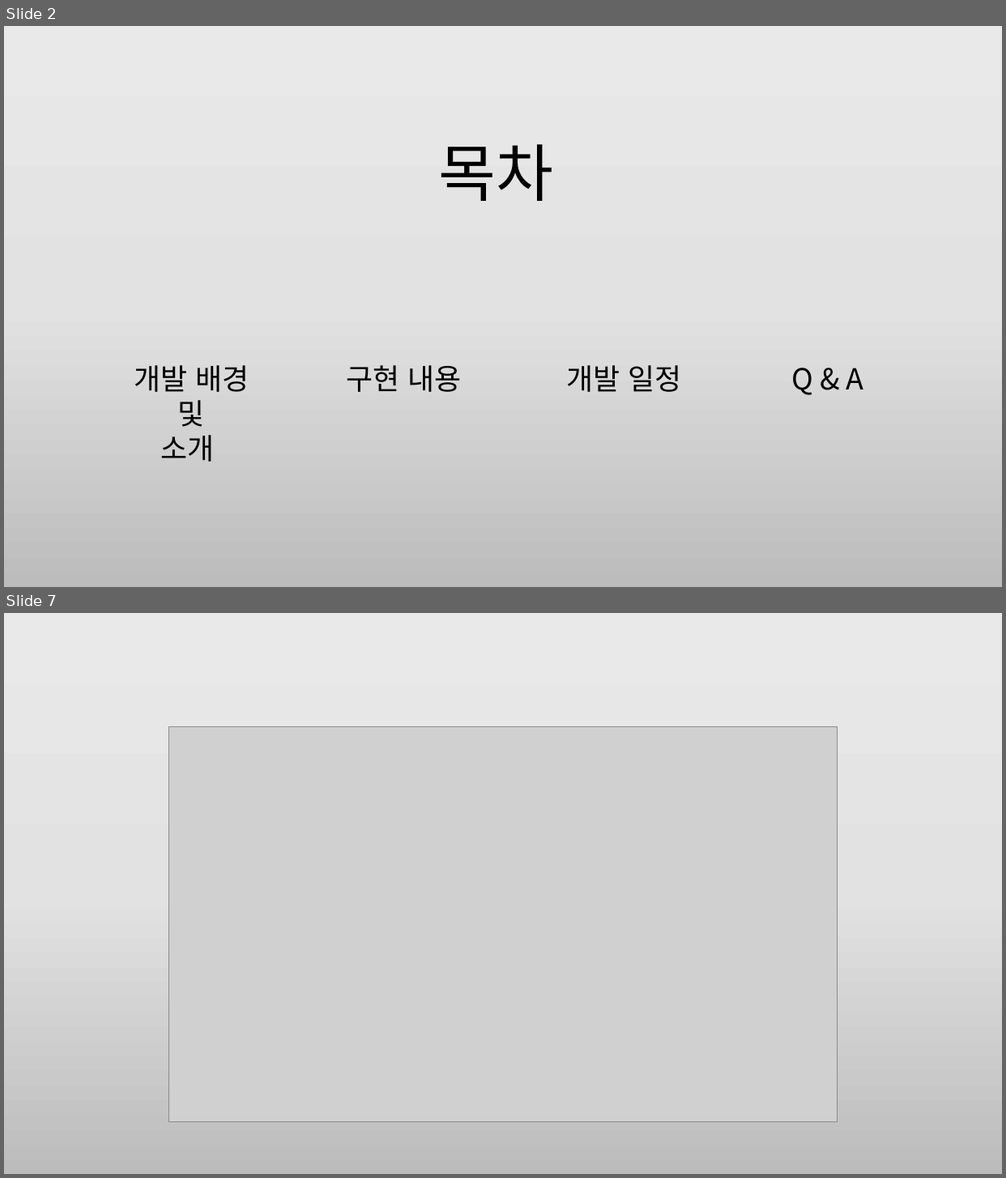
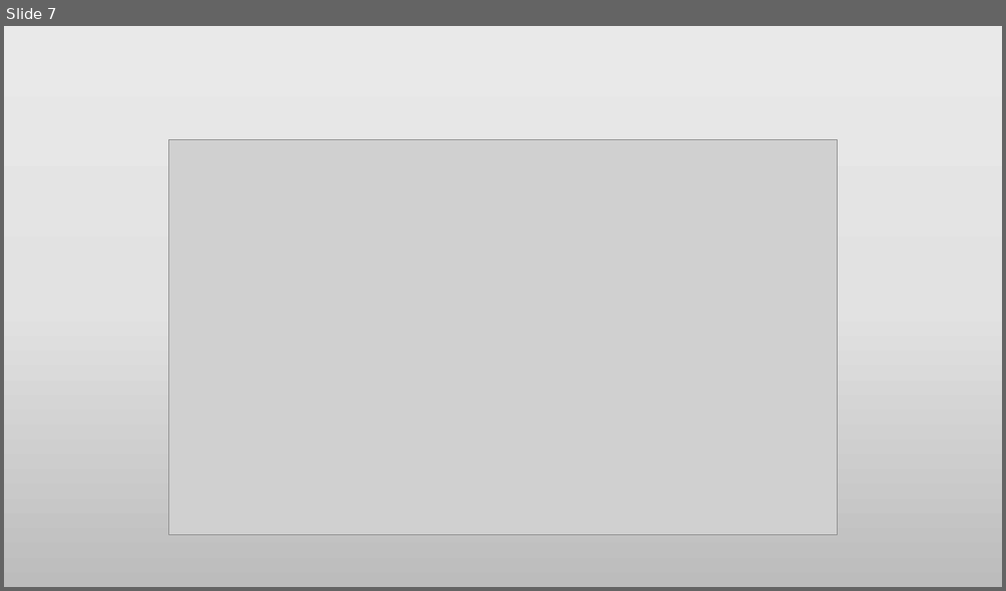
Before and after one commit to HJSUNG/capstone-design_2019, a slide deck: Documents/캡스톤_6조_1주차.pptx. Shown one above the other, each under a label of ours: slides 2 and 7 before the commit, slide 7 after it; the slides between them are not shown. The pictures are 1006x1178 and 1006x591 pixels, drawn with LibreOffice and Linux fonts; fonts in the diff are those of the drawing; grey boxes stand for pictures. Boxes give left, top, right and bottom in pixels: in the first picture for what was removed or moved away, otherwise in the second. Text is boxed around its words. In the diff, an @@ line names an element or a change of style, - is before the commit and + after.

```diff
--- a/Documents/캡스톤_6조_1주차.pptx
+++ b/Documents/캡스톤_6조_1주차.pptx
@@ slide 2 removed at bbox=[4, 26, 1002, 587], background gradient #EBEAEA to #E4E3E3 to #BDBCBC @@
@@ text removed at bbox=[439, 144, 554, 201] @@
-목차
@@ text removed at bbox=[134, 365, 249, 462] @@
-개발 배경
-및
-소개
@@ text removed at bbox=[347, 365, 462, 392] @@
-구현 내용
@@ text removed at bbox=[567, 365, 682, 392] @@
-개발 일정
@@ text removed at bbox=[791, 368, 863, 395] @@
-Q & A
```
Also in this commit, not shown: 4 slides changed, 4 slides added, 3 other slides removed.
